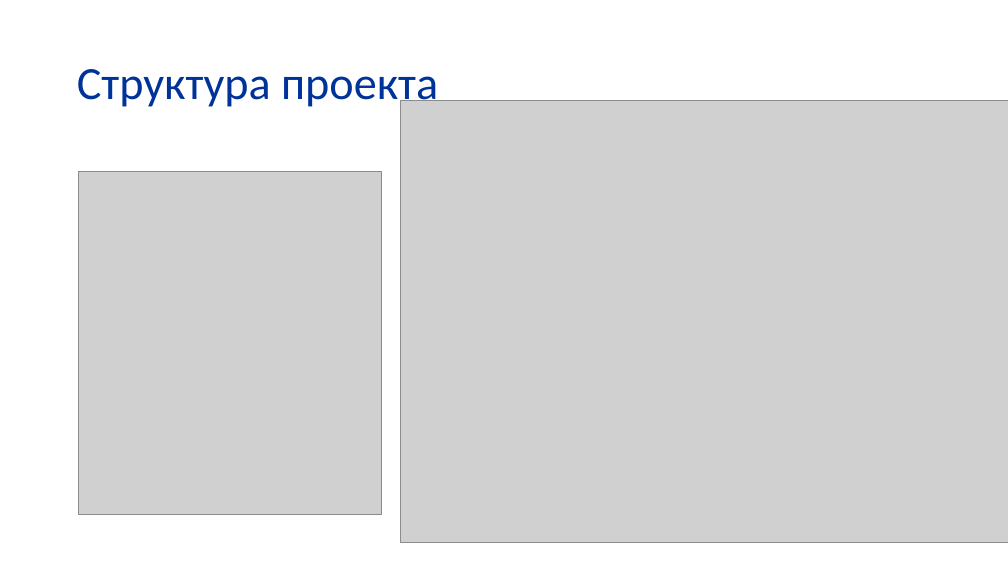
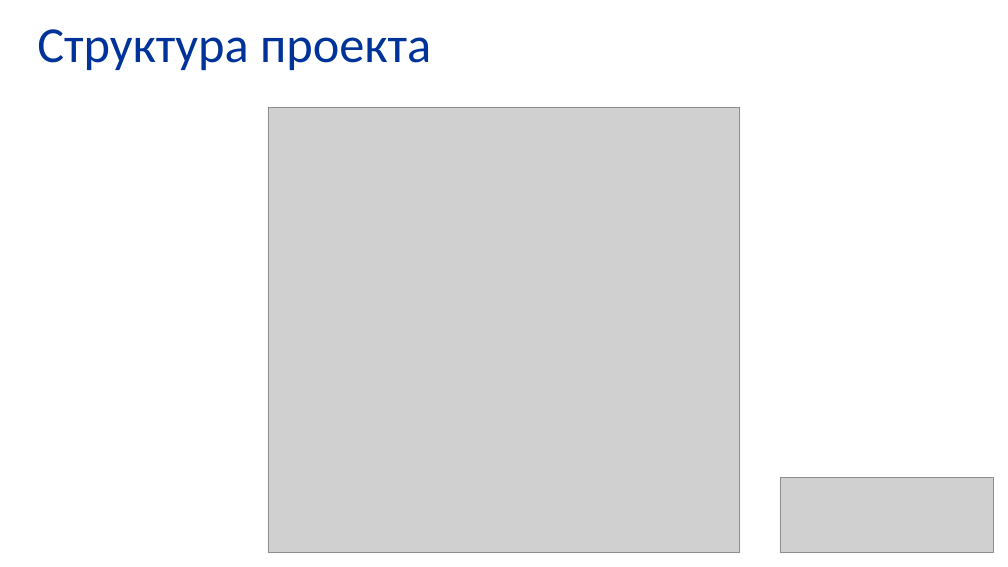
Before and after one commit to butenko-or/programming-technologies, a slide deck: slide 25 of PT_build_systems.pptx (slide 35 before the commit). Drawn at 1008x567 pixels with LibreOffice and Linux fonts; fonts in the diff are those of the drawing; grey boxes stand for pictures; background and template pictures are left out. Boxes give left, top, right and bottom in pixels: in the first picture for what was removed or moved away, otherwise in the second. Text is boxed around its words. In the diff, an @@ line names an element or a change of style, - is before the commit and + after.

```diff
--- a/PT_build_systems.pptx
+++ b/PT_build_systems.pptx
@@ text "Структура проекта" moved from (x1=77, y1=69, x2=438, y2=111) to (x1=37, y1=29, x2=431, y2=70) @@
@@ text "Структура проекта" at (x1=37, y1=29, x2=431, y2=70): size 44 to 48 pt @@
@@ picture added at (x1=268, y1=107, x2=740, y2=553) @@
@@ picture removed at (x1=400, y1=101, x2=1008, y2=543) @@
@@ picture removed at (x1=78, y1=172, x2=381, y2=515) @@
@@ picture added at (x1=780, y1=478, x2=994, y2=552) @@
```
Also in this commit, not shown: 2 other slides changed, 8 slides added, 18 slides removed.
